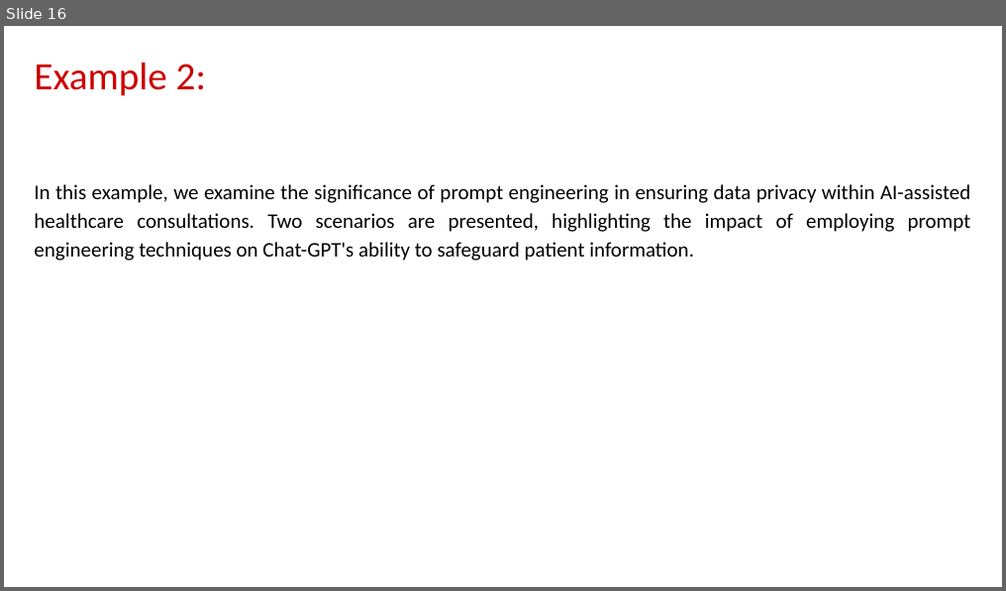
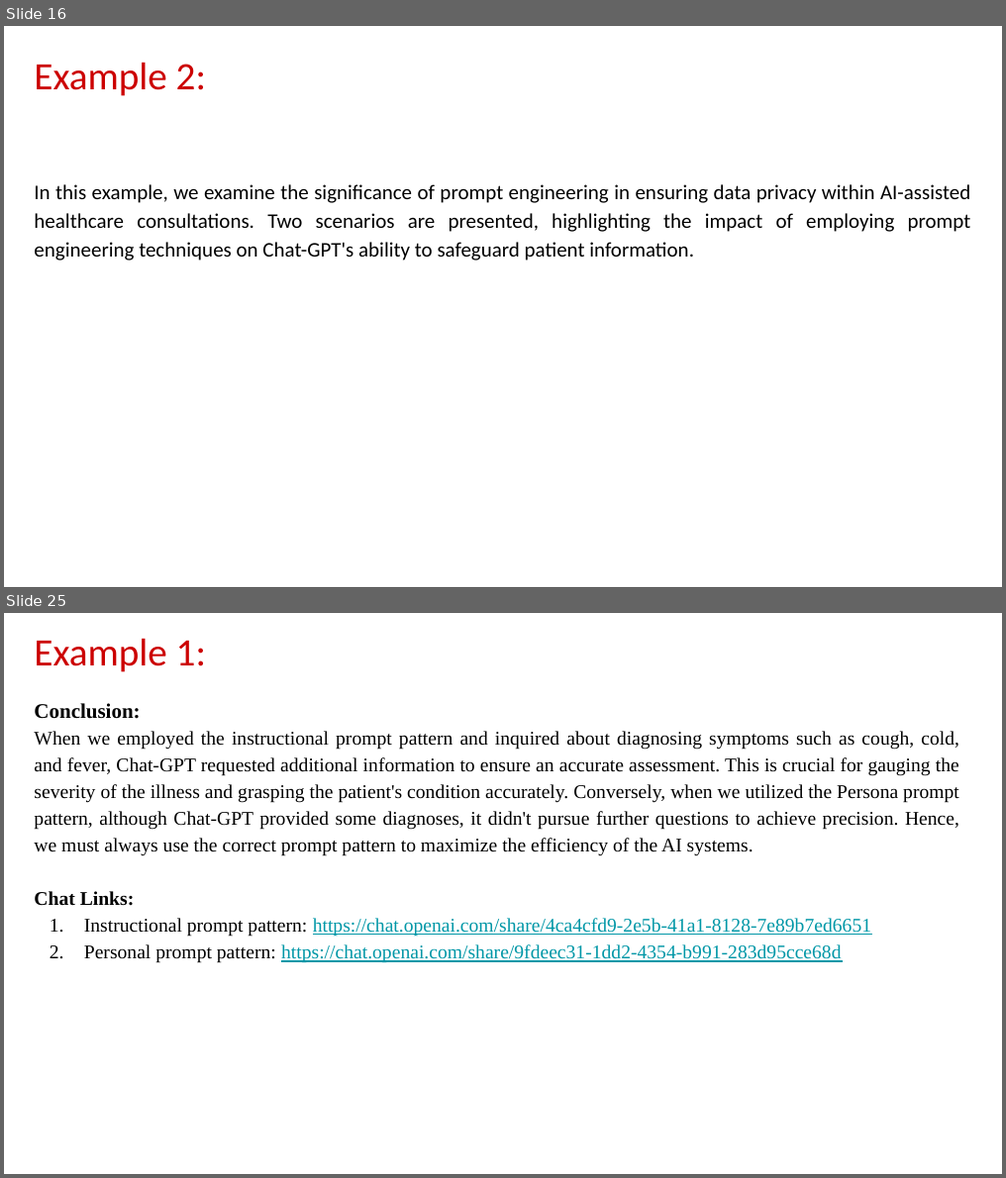
Before and after one commit to Humanitariansai/OPT, a slide deck: PROMPT_ENGINEERING_AND_AI/caseStudies/Medical_Diagnosis_With_Prompt_Engineering/Insights_on AI_and_Prompt_Engineering.pptx. Shown one above the other, each under a label of ours: slide 16 before the commit, slides 16 and 25 after it; the slides between them are not shown. The pictures are 1006x591 and 1006x1178 pixels, drawn with LibreOffice and Linux fonts; fonts in the diff are those of the drawing. Boxes give left, top, right and bottom in pixels: in the first picture for what was removed or moved away, otherwise in the second. Text is boxed around its words. In the diff, an @@ line names an element or a change of style, - is before the commit and + after.

```diff
--- a/PROMPT_ENGINEERING_AND_AI/caseStudies/Medical_Diagnosis_With_Prompt_Engineering/Insights_on AI_and_Prompt_Engineering.pptx
+++ b/PROMPT_ENGINEERING_AND_AI/caseStudies/Medical_Diagnosis_With_Prompt_Engineering/Insights_on AI_and_Prompt_Engineering.pptx
@@ slide 25 added at box(4, 613, 1002, 1174), background #FFFFFF @@
@@ title added at box(34, 638, 206, 672), 28 pt, text #CC0000 @@
+Example 1:
@@ subtitle added at box(34, 703, 959, 963), 14 pt, text #000000 @@
+Conclusion:
+When we employed the instructional prompt pattern and inquired about diagnosing symptoms such as cough, cold, and fever, Chat-GPT requested additional information to ensure an accurate assessment. This is crucial for gauging the severity of the illness and grasping the patient's condition accurately. Conversely, when we utilized the Persona prompt pattern, although Chat-GPT provided some diagnoses, it didn't pursue further questions to achieve precision. Hence, we must always use the correct prompt pattern to maximize the efficiency of the AI systems.
+Chat Links:
+1. Instructional prompt pattern: https://chat.openai.com/share/4ca4cfd9-2e5b-41a1-8128-7e89b7ed6651
+2. Personal prompt pattern: https://chat.openai.com/share/9fdeec31-1dd2-4354-b991-283d95cce68d
```
Also in this commit, not shown: 6 slides changed, 9 other slides added, 2 other files.
